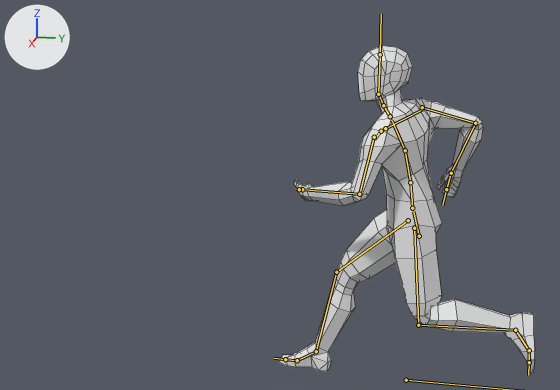
The FBX model Assets/Graphics/Models/Characters/Basic/Human.fbx as it was, and as the next commit left it.
Both versions are drawn from a 50 mm camera at (8.32, -6.83, 4.21) aimed at (-0.09, -8.51, 2.11). The axes (+X, +Y, +Z) are drawn at upper left. The lights are the same throughout. Both versions are drawn at frame 50 of the action 'rig|SlowRun'; the numbers are the values there. The bones that bend it are drawn over the model as lines. Mesh edges are drawn as thin lines.
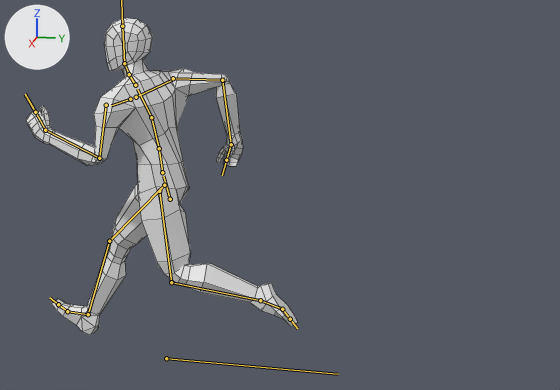
Pixel boxes [x1, y1, x2, y2] of what changed, in the pictures (560 x 390 px):
'Cube', posed (6% wider): before [279, 46, 535, 372]; after [26, 18, 298, 335]
bone 'DEF-spine', root to tip: before (419, 236) to (413, 211); after (170, 199) to (163, 176)
bone 'DEF-upper_arm.L', root to tip: before (374, 137) to (359, 194); after (106, 105) to (99, 158)
bone 'DEF-forearm.L', root to tip: before (359, 194) to (302, 189); after (99, 158) to (45, 130)
bone 'DEF-hand.L', root to tip: before (302, 189) to (299, 189); after (45, 130) to (35, 112)
bone 'DEF-upper_arm.R', root to tip: before (422, 107) to (475, 123); after (173, 78) to (222, 80)
bone 'DEF-forearm.R', root to tip: before (475, 123) to (451, 173); after (222, 80) to (231, 144)
bone 'DEF-hand.R', root to tip: before (451, 173) to (446, 189); after (231, 144) to (226, 160)
bone 'DEF-thigh.L', root to tip: before (414, 228) to (418, 325); after (159, 191) to (171, 282)
bone 'DEF-shin.L', root to tip: before (418, 325) to (515, 330); after (171, 282) to (260, 300)
bone 'DEF-foot.L', root to tip: before (515, 330) to (529, 350); after (260, 300) to (282, 309)
bone 'DEF-thigh.R', root to tip: before (408, 220) to (336, 272); after (164, 185) to (109, 241)
bone 'DEF-shin.R', root to tip: before (336, 272) to (316, 351); after (109, 241) to (88, 314)
bone 'DEF-foot.R', root to tip: before (316, 351) to (297, 360); after (88, 314) to (67, 311)

The change in detail:
Bone 'root' (bone_root) moves from (0.0, -7.012, 0.0) to (0.0, -9.905, 0.0).
Bone 'DEF-spine' (bone_def_spine) moves from (0.01, -0.341, 0.129) to (0.01, -0.085, 0.017).
Bone 'DEF-upper_arm.L' (bone_def_upper_arm_l) moves from (0.0, 0.0, 0.0) to (-0.001, 0.005, 0.064).
Bone 'DEF-upper_arm.L' (bone_def_upper_arm_l) turns from (21, 0, -3) to (15, 8, -5) degrees about its own x, y and z.
Bone 'DEF-upper_arm.L' (bone_def_upper_arm_l) is rescaled from (1.0, 1.0, 1.0) to (1.01, 0.97, 1.01).
Bone 'DEF-forearm.L' (bone_def_forearm_l) turns from (60, -4, -51) to (91, -9, 3) degrees about its own x, y and z.
Bone 'DEF-forearm.L' (bone_def_forearm_l) is rescaled from (1.0, 1.0, 1.0) to (1.0, 0.97, 1.03).
Bone 'DEF-hand.L' (bone_def_hand_l) turns from (-12, -6, -24) to (45, 7, 21) degrees about its own x, y and z.
Bone 'DEF-hand.L' (bone_def_hand_l) is rescaled from (1.0, 1.0, 1.0) to (0.99, 1.01, 1.0).
Bone 'DEF-upper_arm.R' (bone_def_upper_arm_r) moves from (0.0, 0.0, 0.0) to (-0.011, 0.0, -0.059).
Bone 'DEF-upper_arm.R' (bone_def_upper_arm_r) turns from (-42, -6, -15) to (-27, -5, -34) degrees about its own x, y and z.
Bone 'DEF-upper_arm.R' (bone_def_upper_arm_r) is rescaled from (1.0, 1.0, 1.0) to (1.02, 0.96, 1.02).
Bone 'DEF-forearm.R' (bone_def_forearm_r) turns from (60, -22, 51) to (48, -60, 33) degrees about its own x, y and z.
Bone 'DEF-forearm.R' (bone_def_forearm_r) is rescaled from (1.0, 1.0, 1.0) to (1.0, 0.95, 1.05).
Bone 'DEF-hand.R' (bone_def_hand_r) turns from (0, 0, 0) to (34, 20, 2) degrees about its own x, y and z.
Bone 'DEF-hand.R' (bone_def_hand_r) is rescaled from (1.0, 1.0, 1.0) to (0.98, 1.02, 0.99).
Bone 'DEF-thigh.L' (bone_def_thigh_l) turns from (7, 0, 7) to (11, -1, 7) degrees about its own x, y and z.
Bone 'DEF-shin.L' (bone_def_shin_l) turns from (73, 17, -3) to (60, 17, -3) degrees about its own x, y and z.
Bone 'DEF-shin.L' (bone_def_shin_l) is rescaled from (1.0, 0.97, 1.03) to (1.0, 0.98, 1.02).
Bone 'DEF-foot.L' (bone_def_foot_l) turns from (13, 16, -14) to (58, 15, -13) degrees about its own x, y and z.
Bone 'DEF-foot.L' (bone_def_foot_l) is rescaled from (0.99, 1.0, 1.01) to (0.99, 1.02, 0.99).
Bone 'DEF-thigh.R' (bone_def_thigh_r) turns from (-45, -2, -6) to (-41, -3, -7) degrees about its own x, y and z.
Bone 'DEF-shin.R' (bone_def_shin_r) turns from (26, 10, -2) to (15, 10, -2) degrees about its own x, y and z.
Bone 'DEF-foot.R' (bone_def_foot_r) turns from (20, -9, 14) to (-10, -8, 9) degrees about its own x, y and z.
Bone 'DEF-foot.R' (bone_def_foot_r) is rescaled from (0.99, 1.01, 1.01) to (0.99, 0.99, 1.02).
